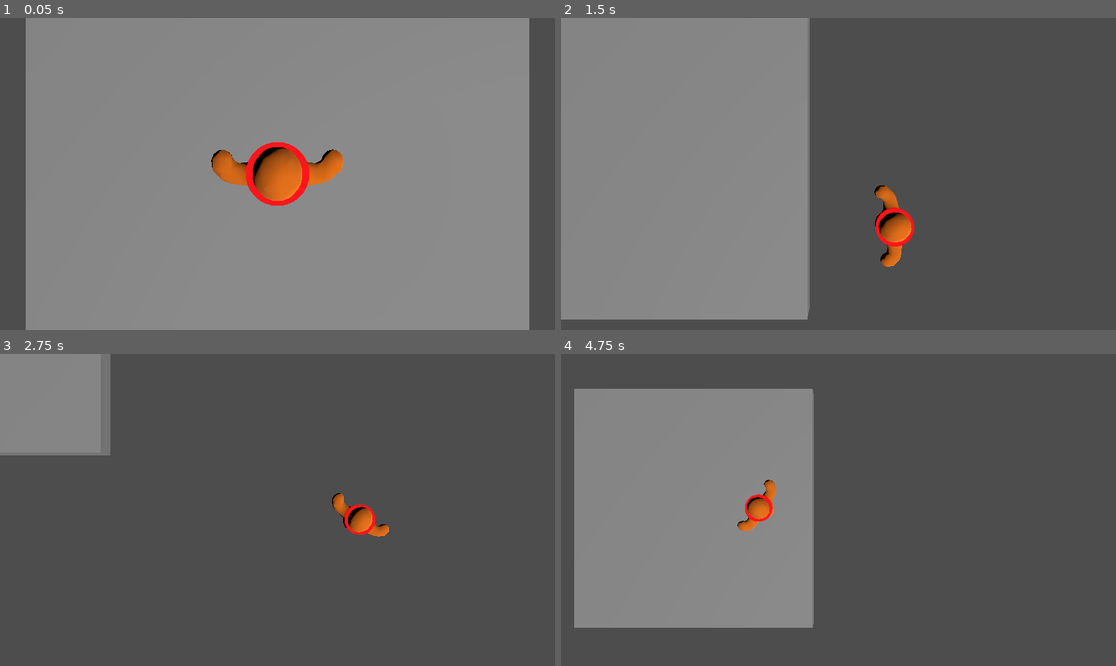
Above: before the commit, frames 1-4 (two rows, left to right).
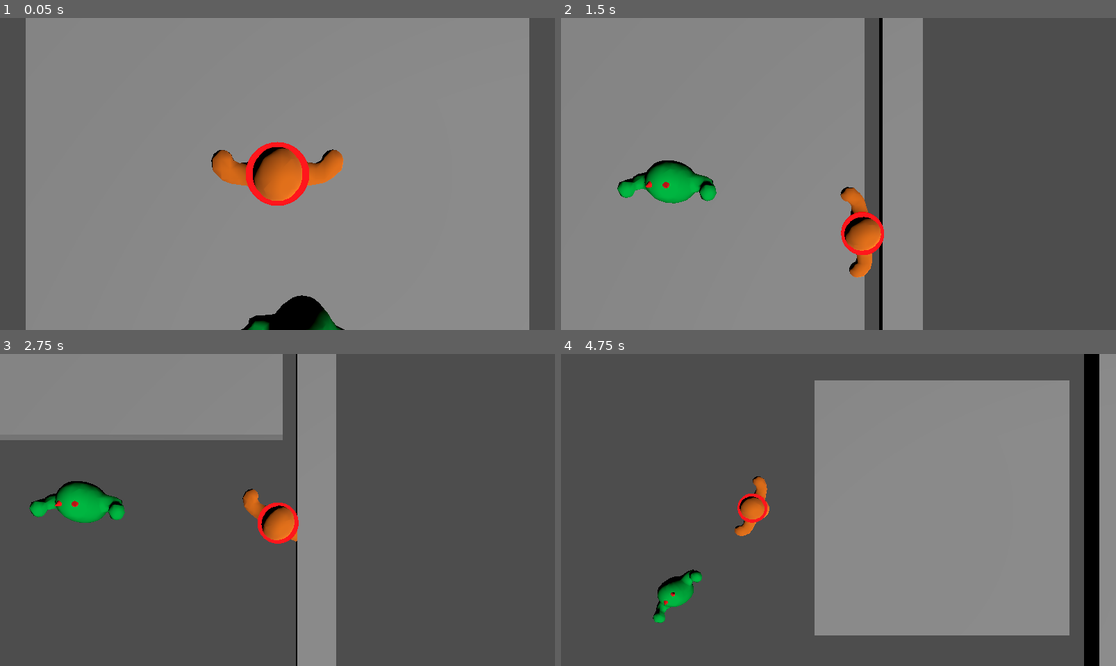
Above: after the commit, the same moments.

Repository: twaritwaikar/molotov-madness
Game: Godot game, scene res://testing/test_ground.tscn
The game is run twice, just before and just after one commit, with the same random seed, the same clock (stepped at 60 frames per second) and the same inputs. The project has no main scene, so this scene is started directly.
Inputs (mouse positions are in pixels of both pictures, inside the frame that each line leads up to):
- Up to frame 1 (0.05 s): no input
- Up to frame 2 (1.5 s): move the mouse to (960, 158) at 0.52 s; hold D (move_right) 0.53-1.28 s; click (960, 158) at 0.67 s; move the mouse to (727, 189) at 1.27 s; hold S (move_down) from 1.28 s (still down)
- Up to frame 3 (2.75 s): move the mouse to (333, 441) at 2.02 s; release S (move_down) at 2.03 s; hold D (move_right) from 2.03 s (still down)
- Up to frame 4 (4.75 s): move the mouse to (810, 572) at 2.77 s; release D (move_right) at 2.78 s; hold W (move_up) 2.78-3.53 s; click (810, 572) at 2.92 s; move the mouse to (1005, 556) at 3.52 s; hold A (move_left) from 3.53 s (still down); move the mouse to (672, 463) at 4.27 s

The runs differ from the first frame. In frame 1, 1.2% of the frame differs, in the area x 43-63%, y 88-100%; in frame 2, 21%; in frame 3, 20%; in frame 4, 76%, in the area x 2-100%, y 0-100%.

Commit message:
enemy mesh

Diff:
--- /dev/null
+++ b/assets/singh.tres
@@ -0,0 +1,4 @@
+[gd_resource type="StandardMaterial3D" format=3 uid="uid://dhsmkumkicpph"]
+
+[resource]
+albedo_color = Color(1, 0, 0, 1)
--- a/enemies/defaultEnemy.gd
+++ b/enemies/defaultEnemy.gd
@@ -28,12 +28,14 @@
 		if(isHit):
 			velocity = target.position - position
 			velocity.y = 0
-	print(velocity, target.position, position, target.position - position)
+	#print(velocity, target.position, position, target.position - position)
 	velocity = velocity.normalized()
 	velocity = velocity * speed
+
+func _process(delta):
+	$MeshInstance3D.look_at(position - velocity)
 
 	if move_and_collide(velocity*delta):
 		if(enemy_type == "crazy"):
 			var x = randf_range(0, 1000)
-			rotate_y(x)
-			velocity = initial_velocity.rotated(Vector3(0, 1, 0), rotation_degrees.y).normalized() * speed
+			velocity = initial_velocity.rotated(Vector3(0, 1, 0), x).normalized() * speed
--- a/enemies/defaultEnemy.tscn
+++ b/enemies/defaultEnemy.tscn
@@ -1,8 +1,12 @@
-[gd_scene load_steps=5 format=3 uid="uid://cg71r6xm5itpw"]
+[gd_scene load_steps=7 format=3 uid="uid://cg71r6xm5itpw"]
 
 [ext_resource type="Script" path="res://enemies/defaultEnemy.gd" id="1_g73ax"]
+[ext_resource type="ArrayMesh" uid="uid://d2jnf0g7t4ofm" path="res://assets/models/enemy.obj" id="2_cwkhw"]
+[ext_resource type="Material" uid="uid://dhsmkumkicpph" path="res://assets/singh.tres" id="3_vnlbh"]
 
-[sub_resource type="CylinderMesh" id="CylinderMesh_krtcd"]
+[sub_resource type="StandardMaterial3D" id="StandardMaterial3D_h381s"]
+albedo_color = Color(0, 0.713726, 0.254902, 1)
+roughness = 0.0
 
 [sub_resource type="CapsuleShape3D" id="CapsuleShape3D_6raj5"]
 height = 2.64609
@@ -14,10 +18,13 @@
 collision_layer = 0
 motion_mode = 1
 script = ExtResource("1_g73ax")
-metadata/is_enemy = true
 
 [node name="MeshInstance3D" type="MeshInstance3D" parent="."]
-mesh = SubResource("CylinderMesh_krtcd")
+transform = Transform3D(0.35, 0, 0, 0, 0.35, 0, 0, 0, 0.35, 0, 0, 0)
+mesh = ExtResource("2_cwkhw")
+surface_material_override/0 = SubResource("StandardMaterial3D_h381s")
+surface_material_override/1 = ExtResource("3_vnlbh")
+surface_material_override/2 = ExtResource("3_vnlbh")
 
 [node name="CollisionShape3D" type="CollisionShape3D" parent="."]
 shape = SubResource("CapsuleShape3D_6raj5")
@@ -26,4 +33,5 @@
 transform = Transform3D(1, 0, 0, 0, 1, 0, 0, 0, 1, 0, 0, 3.51144)
 
 [node name="MeshInstance3D" type="MeshInstance3D" parent="moveTarget"]
+visible = false
 mesh = SubResource("SphereMesh_w3yiu")
--- a/testing/enemytesting.tscn
+++ b/testing/enemytesting.tscn
@@ -15,14 +15,20 @@
 [node name="Enemy" parent="." instance=ExtResource("1_7tphr")]
 transform = Transform3D(0.722364, 0, -0.691513, 0, 1, 0, 0.691513, 0, 0.722364, 0.562892, 0.594502, 0.711669)
 axis_lock_linear_y = true
+speed = 15.0
+enemy_type = "crazy"
 
 [node name="Enemy2" parent="." instance=ExtResource("1_7tphr")]
 transform = Transform3D(-0.70581, 0, -0.708401, 0, 1, 0, 0.708401, 0, -0.70581, 0.562892, 0.594502, -7.98463)
 axis_lock_linear_y = true
+speed = 5.0
+enemy_type = "crazy"
 
 [node name="Enemy3" parent="." instance=ExtResource("1_7tphr")]
 transform = Transform3D(-0.0620589, 0, 0.998073, 0, 1, 0, -0.998073, 0, -0.0620589, -7.49198, 0.594502, -3.88368)
 axis_lock_linear_y = true
+speed = 10.0
+enemy_type = "crazy"
 
 [node name="StaticBody3D" type="StaticBody3D" parent="."]
 transform = Transform3D(1, 0, 0, 0, 1, 0, 0, 0, 1, 5.85803, 0, 0)
--- a/testing/test_ground.tscn
+++ b/testing/test_ground.tscn
@@ -1,7 +1,8 @@
-[gd_scene load_steps=5 format=3 uid="uid://cbdlossn2825m"]
+[gd_scene load_steps=6 format=3 uid="uid://cbdlossn2825m"]
 
 [ext_resource type="PackedScene" uid="uid://y5tjhjgc0h4q" path="res://player/player.tscn" id="1_y76fb"]
 [ext_resource type="Script" path="res://testing/camera.gd" id="2_qx1k0"]
+[ext_resource type="PackedScene" uid="uid://bckw18bbkkp3m" path="res://testing/enemytesting.tscn" id="3_bo2uq"]
 
 [sub_resource type="BoxMesh" id="BoxMesh_r1p8b"]
 
@@ -17,6 +18,7 @@
 [node name="CollisionShape3D" type="CollisionShape3D" parent="."]
 transform = Transform3D(1, 0, 0, 0, 1, 0, 0, 0, 1, 0, -0.5, 0)
 shape = SubResource("BoxShape3D_xhjhl")
+disabled = true
 
 [node name="Player" parent="." instance=ExtResource("1_y76fb")]
 
@@ -35,3 +37,6 @@
 transform = Transform3D(0.707107, -0.5, 0.5, 0, 0.707107, 0.707107, -0.707107, -0.5, 0.5, 0, 0, 0)
 light_volumetric_fog_energy = 9.356
 light_angular_distance = 22.35
+
+[node name="Enemytesting" parent="." instance=ExtResource("3_bo2uq")]
+transform = Transform3D(1, 0, 0, 0, 1, 0, 0, 0, 1, 0, 0.904484, 1.24548)
Not shown, added: assets/models/enemy.obj
Not shown, added: assets/models/enemy.obj.import
